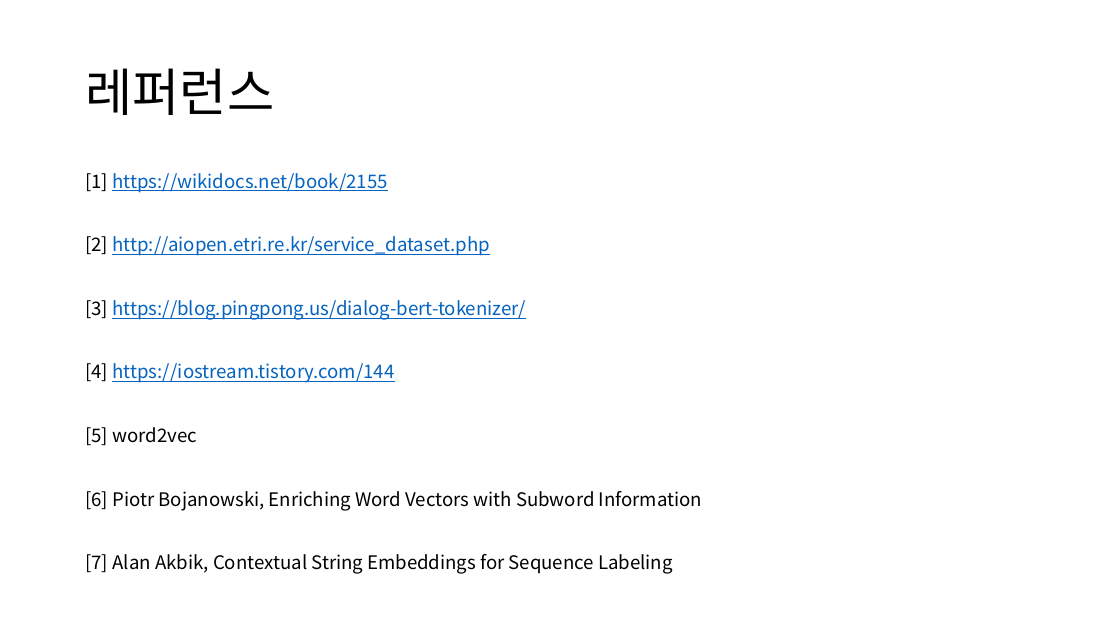
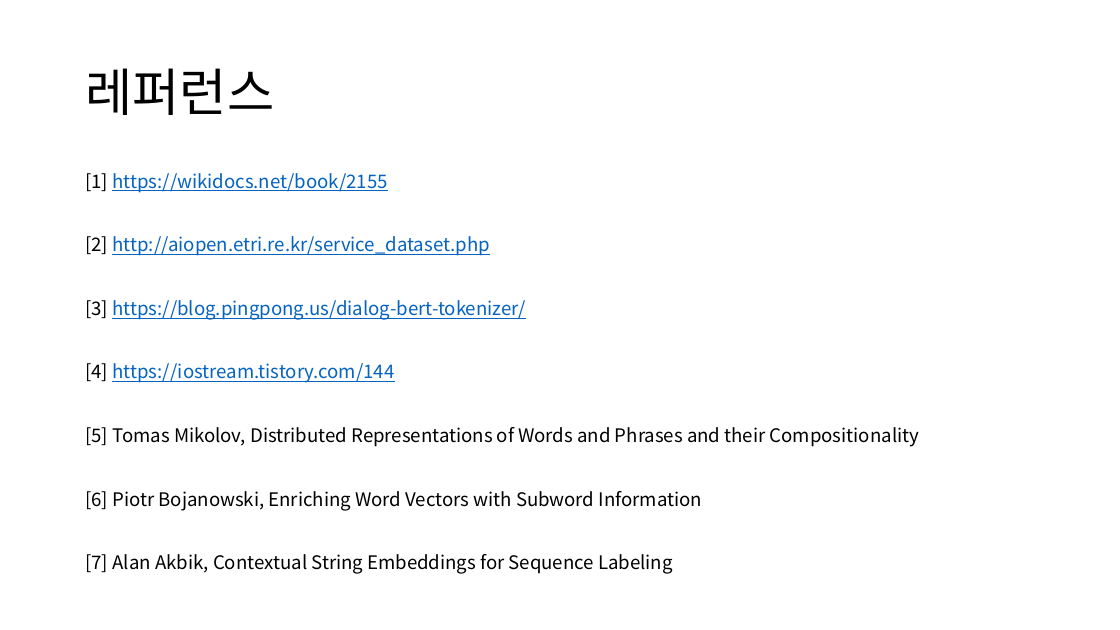
Before and after one commit to yongsun-yoon/chatbot, a slide deck: slide 26 of Rasa custom NLU 모델 개발.pptx. Drawn at 1120x630 pixels with LibreOffice and Linux fonts; fonts in the diff are those of the drawing. Boxes give left, top, right and bottom in pixels: in the first picture for what was removed or moved away, otherwise in the second. Text is boxed around its words. In the diff, an @@ line names an element or a change of style, - is before the commit and + after.

```diff
--- a/Rasa custom NLU 모델 개발.pptx
+++ b/Rasa custom NLU 모델 개발.pptx
@@ text at (85, 427, 919, 447): text changed @@
-[5] word2vec
+[5] Tomas Mikolov, Distributed Representations of Words and Phrases and their Compositionality
```
Also in this commit, not shown: 6 other slides changed.
